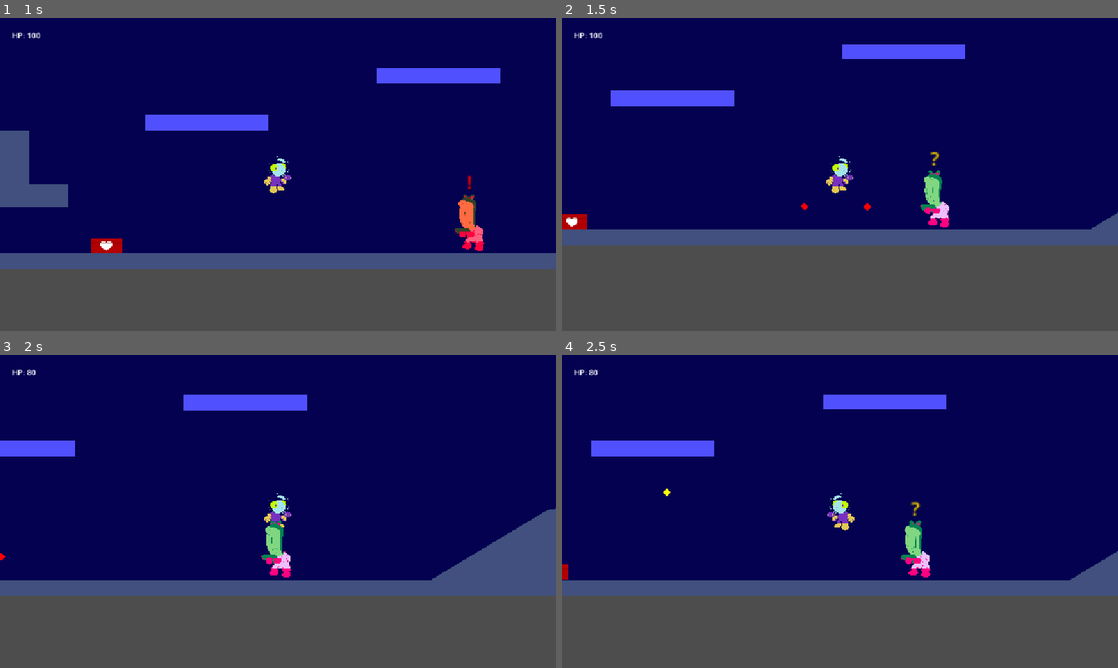
Above: before the commit, frames 1-4 (two rows, left to right).
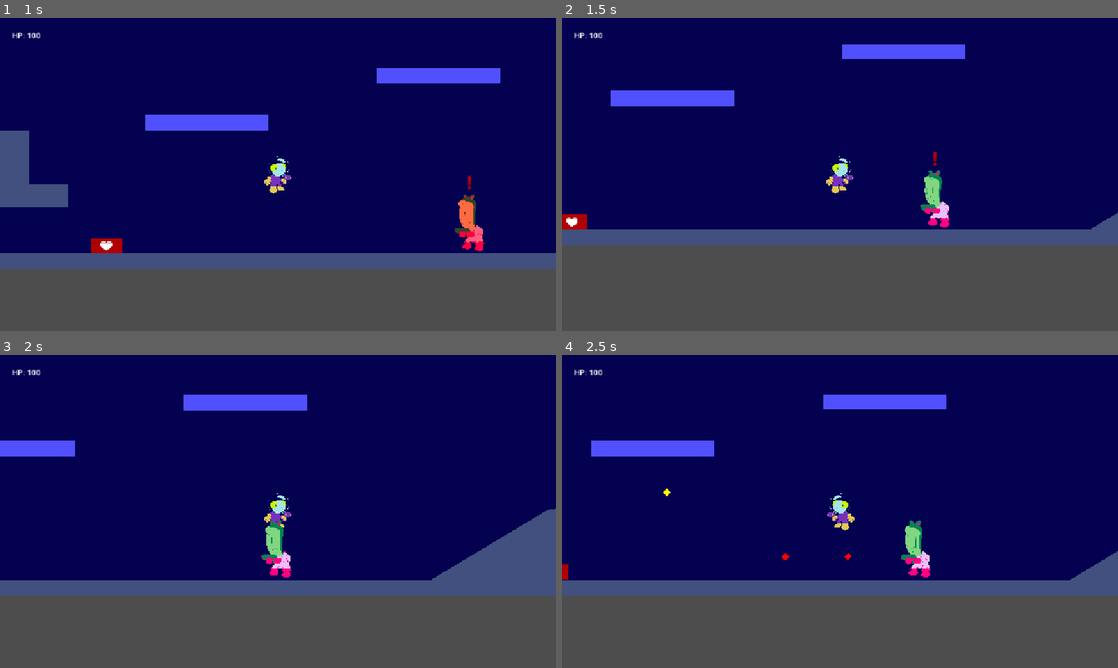
Above: after the commit, the same moments.

Repository: kv-mod3/FightClub-SpacePirates
Game: Godot game, scene res://levels/level_debug.tscn
The game is run twice, just before and just after one commit, with the same random seed, the same clock (stepped at 60 frames per second) and the same inputs. This scene is started directly instead of the project's main scene.
Inputs:
- Up to frame 1 (1 s): tap Enter (shoot) at 0.5, 0.6 s; hold D (right) from 0.53 s (still down); tap Space (jump) at 0.77, 0.8 s
- Up to frame 2 (1.5 s): keep holding D (right); tap Space (jump) at 1.07, 1.35 s
- Up to frame 3 (2 s): keep holding D (right); tap Space (jump) at 1.52, 1.82 s; tap Enter (shoot) at 1.55 s
- Up to frame 4 (2.5 s): release D (right) at 2.03 s; hold A (left) from 2.03 s (still down); tap Enter (shoot) at 2.1 s; tap Space (jump) at 2.3 s

Frame 1 is identical in both runs. In frame 2, less than 0.1% of the frame differs, in the area x 43-68%, y 42-62%; in frame 3, less than 0.1%; in frame 4, 0.1%, in the area x 4-65%, y 4-66%.

Commit message:
fixed
Enemy was firing too quickly after spotting, fixed the delay and fixed redundant state code.

Diff:
--- a/project-space-pirates/objects/enemies/PirateEnemy/pirate_enemy.gd
+++ b/project-space-pirates/objects/enemies/PirateEnemy/pirate_enemy.gd
@@ -65,7 +65,7 @@
 				if $DetectionArea2D.has_overlapping_bodies():
 					shoot()
 					print("Enemy sees you and shoots.")
-				else:
+				else: # Else change direction to shoot the Player.
 					direction = (target.global_position - global_position).normalized()
 					face_direction()
 		State.MOVE:
@@ -172,13 +172,14 @@
 
 func _on_detection_area_2d_body_entered(body: Node2D) -> void:
 	# TODO: Check the following "if" statement to see if it even makes sense.
+	# NOTE: Stationary enemies are already in idle and will shoot immediately.
 	if body is Player and not target: # If Player detected, and the enemy had no target:
 		print("Enemy detected Player.")
-		target = body # Sets Player as the target.
 		if mode == EnemyMode.ROAMING: # If enemy is roamer, stop movement immediately. BUG: Enemy falls down slower if caught in middle of jump.
 			velocity = Vector2(0, 0)
+			current_state = State.IDLE
 		await status_indicator("!", Color(1, 0, 0))
-		current_state = State.IDLE
+		target = body # Sets Player as the target.
 
 
 func _on_detection_area_2d_body_exited(body: Node2D) -> void:
@@ -186,7 +187,7 @@
 	if body is Player:
 		print("Player has left the detection range, but the enemy is aware that they are still there.")
 		await status_indicator("?", Color(0.95, 0.8, 0))
-		# BUG: Currently broken, needs to be after the enemy loses sight of player.
+		# BUG: Enemy can sometimes be moving in the wrong direction.
 		if mode == EnemyMode.ROAMING: # NOTE: Bug may be related to targeting note clearing instead, actually.
 			$DirectionTimer.wait_time = 5
 			current_state = State.MOVE
